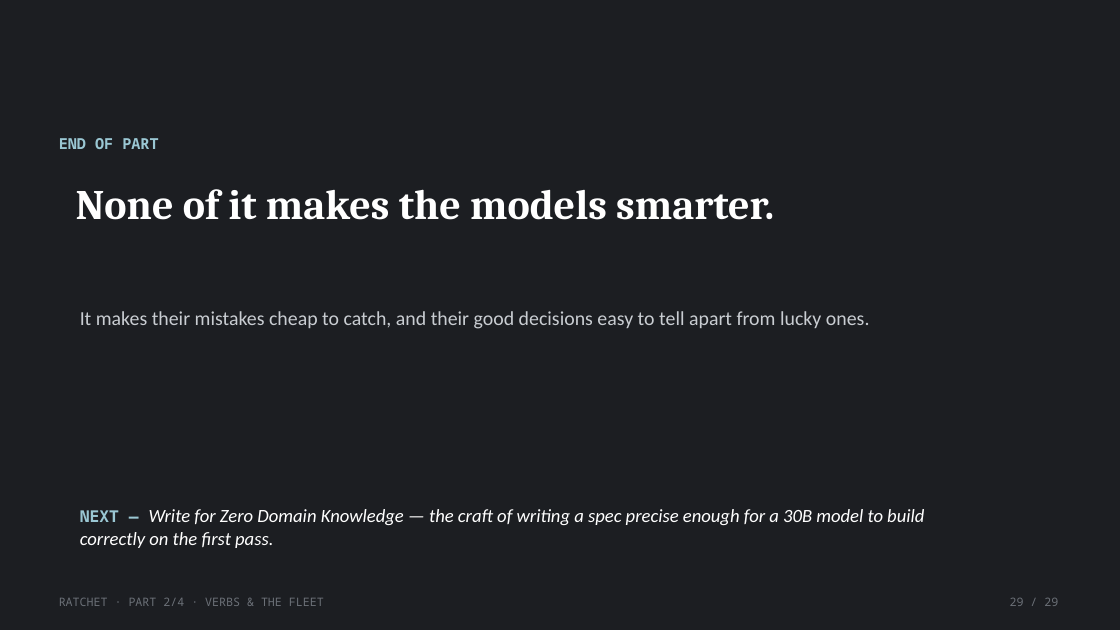
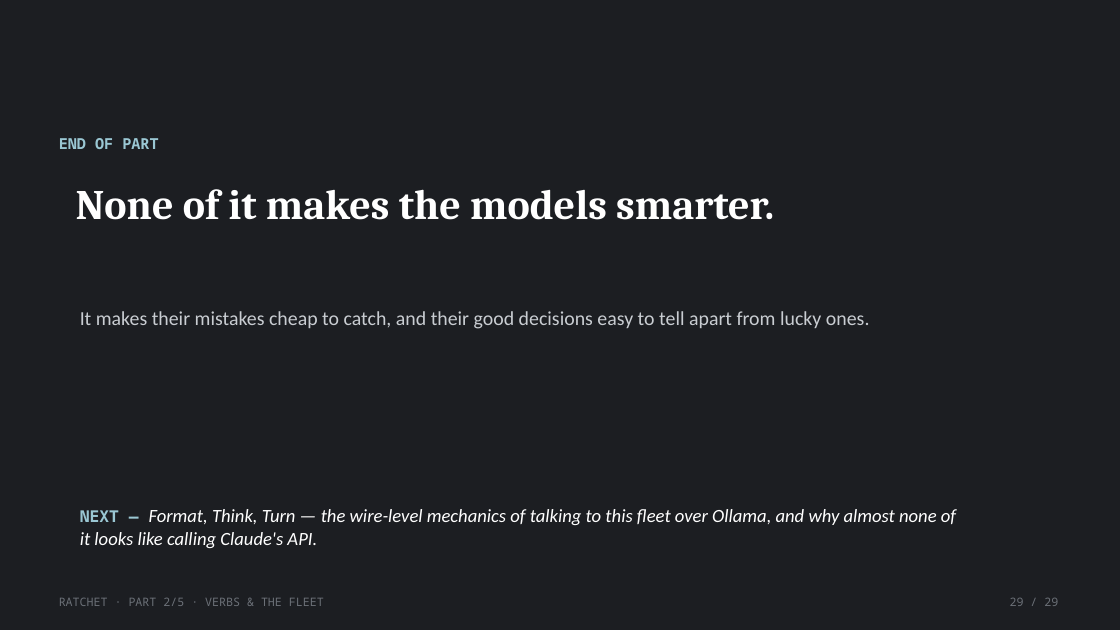
Before and after one commit to lehmann314159/ratchet, a slide deck: slide 29 of writing/decks/02-verbs-and-the-fleet.pptx. Drawn at 1120x630 pixels with LibreOffice and Linux fonts; fonts in the diff are those of the drawing. Boxes give left, top, right and bottom in pixels: in the first picture for what was removed or moved away, otherwise in the second. Text is boxed around its words. In the diff, an @@ line names an element or a change of style, - is before the commit and + after.

```diff
--- a/writing/decks/02-verbs-and-the-fleet.pptx
+++ b/writing/decks/02-verbs-and-the-fleet.pptx
@@ text at box(80, 509, 956, 548): text changed @@
-NEXT — Write for Zero Domain Knowledge — the craft of writing a spec precise enough for a 30B model to build correctly on the first pass.
+NEXT — Format, Think, Turn — the wire-level mechanics of talking to this fleet over Ollama, and why almost none of it looks like calling Claude's API.
@@ text at box(59, 598, 324, 606): text changed @@
-RATCHET · PART 2/4 · VERBS & THE FLEET
+RATCHET · PART 2/5 · VERBS & THE FLEET
```
Also in this commit, not shown: 28 other slides changed, 17 other files.
